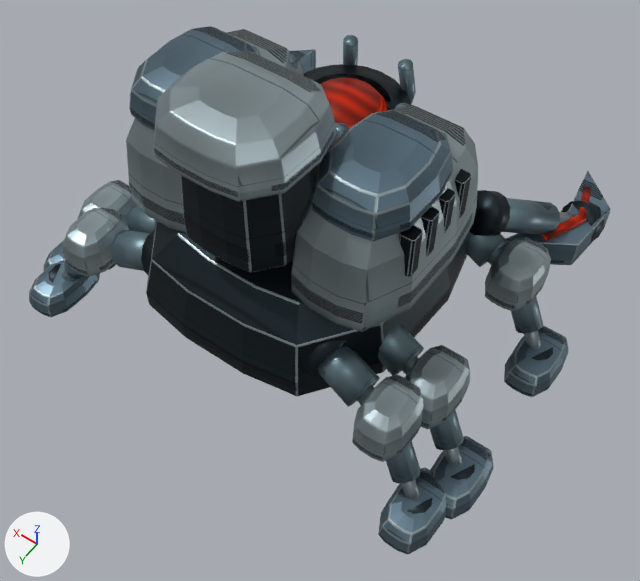
What one commit did to the FBX model Assets/_Game/Content/Chapter01V3/Models/Custodian_V3.fbx.
Before and after are seen from a camera (50 mm lens) standing at (-3.32, 4.82, 7.26) and looking at (-0.43, 0.77, 0.9). Lighting does not change. The marker at lower left points along +X, +Y and +Z. The first picture is the older version. Objects named as collision shapes, trigger or cutter boxes, shadow casters or lower levels of detail are left out. Vertices at exactly the same position are counted once.

Objects in the first picture: 'Custodian_V3_LOD0'.
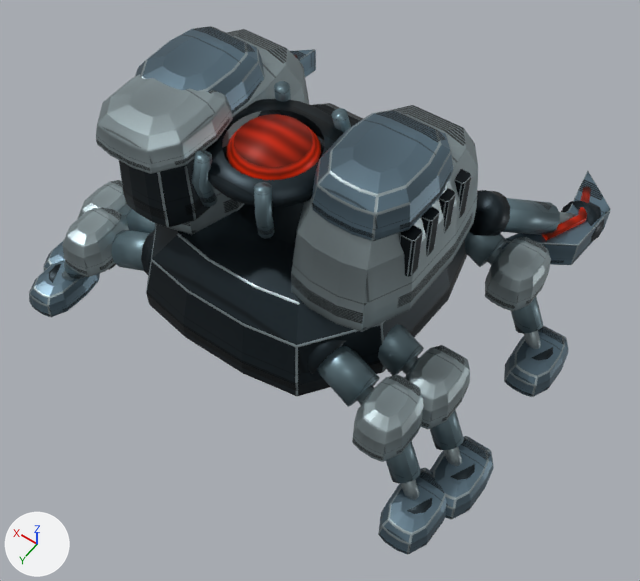
The change, as a list of edits to the scene's bpy script:
```text
Change me_arena_machine_pressure_chassis:
    used by ob_custodian_v3_lod0; location = (0.0, 0.0, 0.0)
    remove me_arena_machine_pressure_chassis.from_pydata(...)  # 6411 vertices, 12416 faces; spans x -2.5..2.5, y -2.16..2.11, z -0.02..3.22
    add me_arena_machine_pressure_chassis.from_pydata(...)  # 6397 vertices, 12388 faces; spans x -2.5..2.5, y -2.16..2.11, z -0.02..2.81
    me_arena_machine_pressure_chassis part 1: 474 vertices moved from x -0.68..0.69, y -0.81..1.72, z 1.85..3.22 to x -0.69..1.28, y 0.19..1.65, z 1.75..2.78; 457 vertices removed from x -0.69..0.63, y -0.79..1.67, z 1.85..3.22; 443 vertices added at x -0.68..1.23, y 0.2..1.6, z 1.93..2.78
    me_arena_machine_pressure_chassis part 2: 86 kept faces spanning x -0.69..1.23, y 0.19..1.58, z 1.75..2.69 get new texture (UV) coordinates
```

Boxes (x1, y1, x2, y2) around the edits, measured in the pictures (640 x 581 px; the box of a moved part takes in the faces that stretch with it):
part 1 of me_arena_machine_pressure_chassis, moved or reshaped: before (154, 35, 416, 272); after (96, 74, 351, 239)
part 2 of me_arena_machine_pressure_chassis, surface changed: before (156, 46, 357, 168); after (97, 100, 343, 228)
